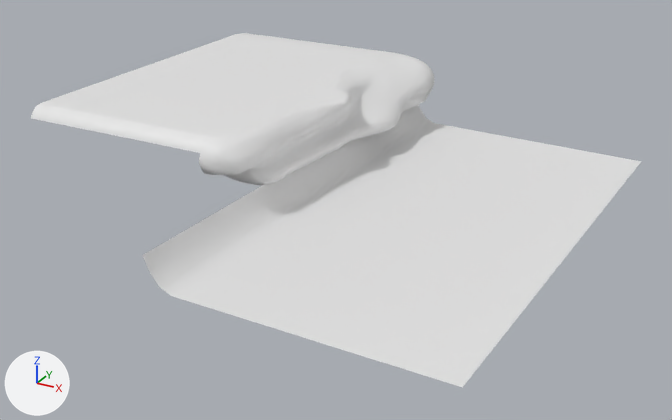
What one commit did to the FBX model Assets/Contents/Models/raw/pond_bank.fbx.
Rendered twice from a 50 mm lens placed at (42.3, -76.1, 27.5), pointed at (3.2, -4.9, -8.1). Arrows for +X, +Y and +Z are at lower left; the lights stay in place. Where no turn or scale is listed for an object, it has been applied to the vertices.

The scene before the commit, as lines of its bpy script (objects in view):
```python
me_cylinder_001 = bpy.data.meshes.new('Cylinder.001')
me_cylinder_001.from_pydata(...)  # 6193 vertices, 6002 faces; spans x -23.5..26.4, y -28.4..22.1, z -6.7..1.2
# before: 6185 (1.0, -28.4, -5.8) at pixel (159, 287), 6186 (2.1, 18.4, -5.7) at pixel (426, 117), 6189 (1.3, 18.4, -4.5) at pixel (419, 106), 6190 (0.1, -28.4, -4.6) at pixel (148, 270), 6191 (3.2, 18.4, -6.2) at pixel (434, 123)
# before: 6192 (2.1, -28.4, -6.3) at pixel (170, 295)
ob_pond_bank = bpy.data.objects.new('pond_bank', me_cylinder_001)
ob_pond_bank.location = (0.0, 0.0, 0.0)
```
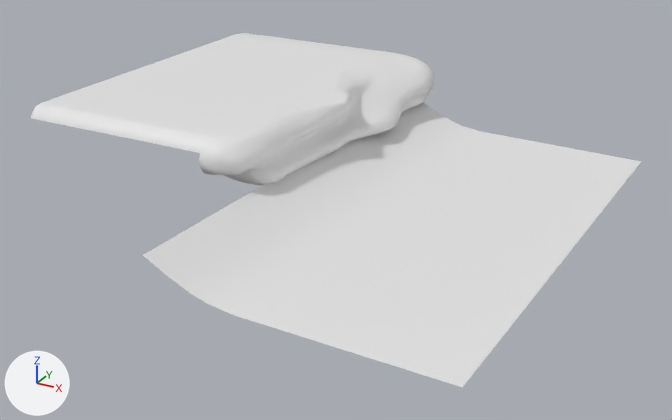
Changed parts and their boxes (x1, y1, x2, y2) in the pictures (672 x 420 px):
part 1 of me_cylinder_001, built on: before (143, 105, 480, 315); after (143, 102, 480, 314)

What the commit changed:
me_cylinder_001 has 6193 vertices, 6002 faces and spans x -23.5..26.4, y -28.4..22.1, z -6.7..1.2.
me_cylinder_001 is used by ob_pond_bank; location (0.0, 0.0, 0.0).
Verts and faces of me_cylinder_001; kept vertices keep their numbers, new ones are numbered from 6193.
Part 1, on me_cylinder_001:
Faces deleted: (6185, 6192, 6191, 6186).
Vertex 6185 moves to (3.9, -28.4, -5.6), pixel (190, 293).
Vertex 6186 moves to (5.0, 18.4, -5.5), pixel (449, 119).
Vertex 6189 moves to (2.7, 18.4, -4.4), pixel (431, 107).
Vertex 6190 moves to (1.6, -28.4, -4.5), pixel (164, 273).
Vertex 6192 moves to (7.6, -28.4, -6.3), pixel (232, 314).
Vertex 6191 moves to (8.7, 18.4, -6.2), pixel (479, 131).
New vertex 6193 is at (6.5, 18.4, -5.9), pixel (462, 125).
New vertex 6194 is at (5.4, -28.4, -6.0), pixel (207, 303).
New faces: (6185, 6194, 6193, 6186), (6191, 6193, 6194, 6192).
